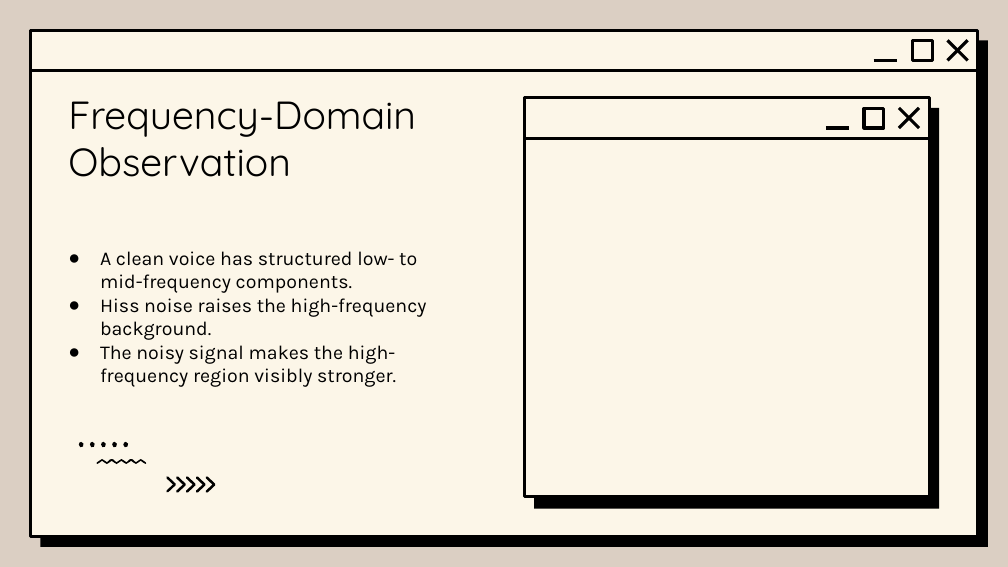
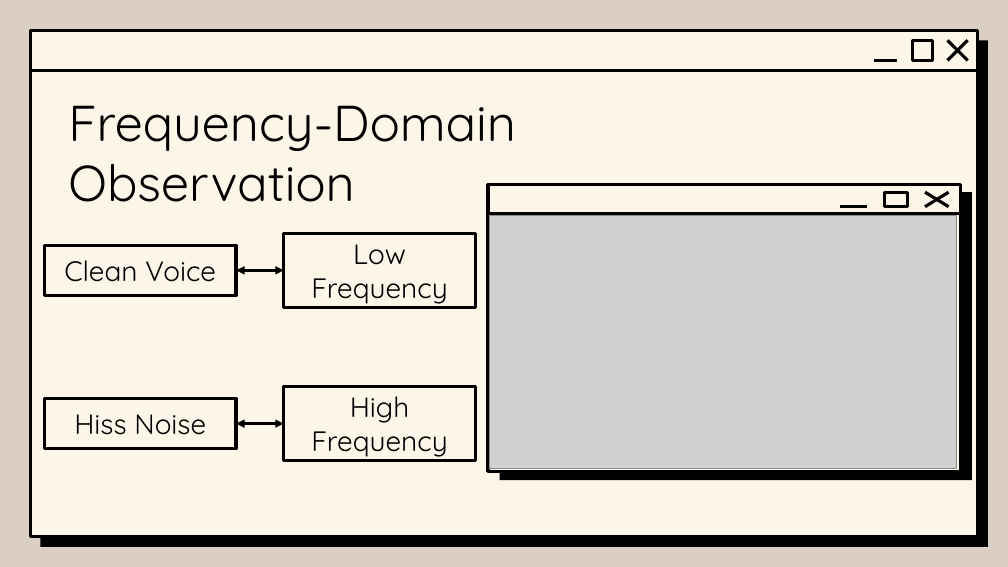
Before and after one commit to Xiejz959/2026-Signal-System-Pres, a slide deck: slide 9 of Slide/Slide_draft_4.0.pptx (slide 10 before the commit). Drawn at 1008x567 pixels with LibreOffice and Linux fonts; fonts in the diff are those of the drawing; grey boxes stand for pictures; background and template pictures are left out. Boxes give left, top, right and bottom in pixels: in the first picture for what was removed or moved away, otherwise in the second. Text is boxed around its words. In the diff, an @@ line names an element or a change of style, - is before the commit and + after.

```diff
--- a/Slide/Slide_draft_4.0.pptx
+++ b/Slide/Slide_draft_4.0.pptx
@@ title "Frequency-Domain Observation" at box(68, 105, 516, 202): size 28 to 36 pt @@
@@ rounded rectangle: place and size @@
-rounded rectangle at box(524, 98, 929, 496)
+rounded rectangle at box(488, 184, 961, 471)
@@ rounded rectangle: place and size @@
-rounded rectangle at box(534, 108, 939, 508)
+rounded rectangle at box(500, 193, 973, 481)
@@ line moved from (826, 128) - (849, 128) to (840, 207) - (867, 207) @@
@@ rectangle: place and size @@
-rectangle at box(864, 108, 884, 128)
+rectangle at box(884, 193, 907, 207)
@@ line moved from (899, 108) - (919, 128) to (925, 193) - (949, 207) @@
@@ line moved from (919, 108) - (899, 128) to (949, 193) - (925, 207) @@
@@ rectangle added at box(283, 233, 475, 306), fill #FCF6E8, outline #000000 2.25 pt, 20 pt, text #000000 @@
+Low Frequency
@@ line moved from (524, 138) - (929, 138) to (488, 214) - (961, 214) @@
@@ picture added at box(489, 216, 957, 469) @@
@@ rectangle added at box(44, 245, 236, 295), fill #FCF6E8, outline #000000 2.25 pt, 20 pt, text #000000 @@
+Clean Voice
@@ subtitle removed at box(100, 251, 427, 387) @@
-● A clean voice has structured low- to mid-frequency components.
-● Hiss noise raises the high-frequency background.
-● The noisy signal makes the high-frequency region visibly stronger.
@@ double arrow added from (236, 270) to (283, 270), #000000 2 pt @@
@@ rectangle added at box(283, 387, 475, 461), fill #FCF6E8, outline #000000 2.25 pt, 20 pt, text #000000 @@
+High Frequency
@@ rectangle added at box(44, 398, 236, 449), fill #FCF6E8, outline #000000 2.25 pt, 20 pt, text #000000 @@
+Hiss Noise
@@ freeform shape removed at box(79, 442, 129, 449) @@
@@ double arrow added from (236, 423) to (283, 423), #000000 2 pt @@
@@ freeform shape removed at box(96, 459, 146, 465) @@
@@ freeform shape removed at box(165, 476, 216, 494) @@
```
Also in this commit, not shown: 13 other slides changed, 1 slide added, 2 slides removed, 5 other files.
